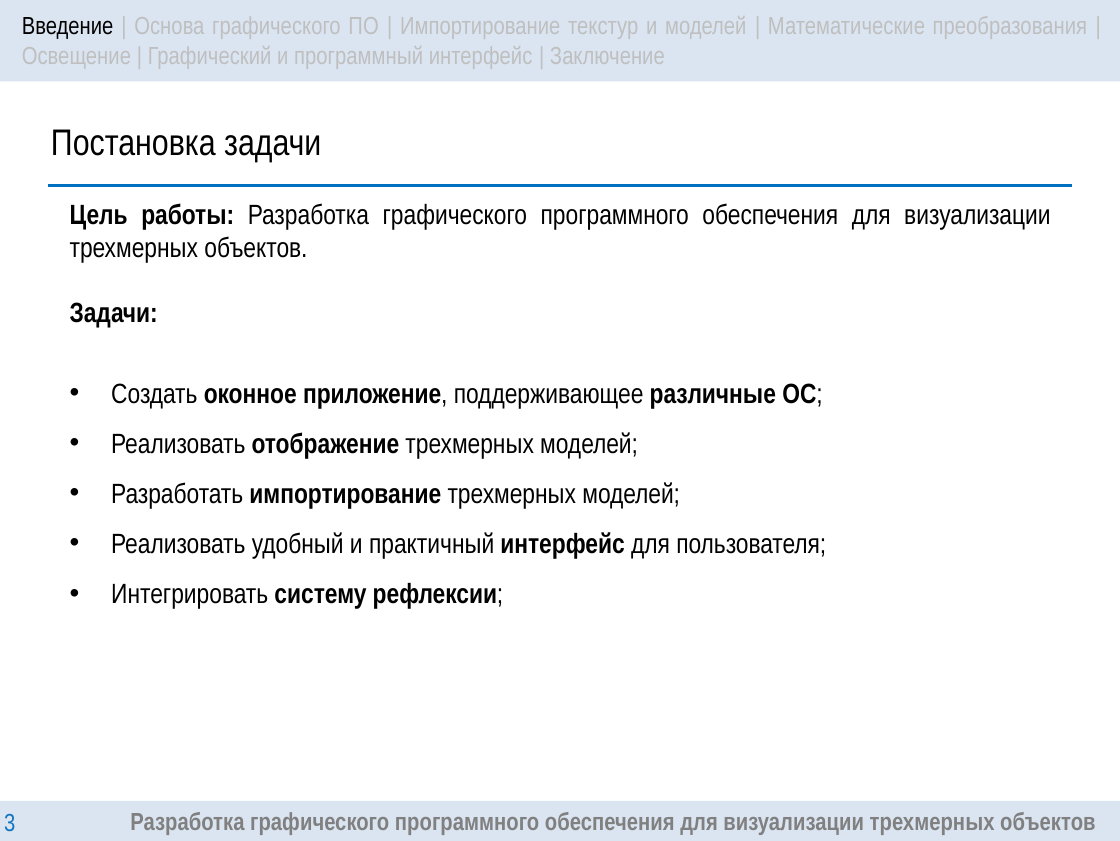
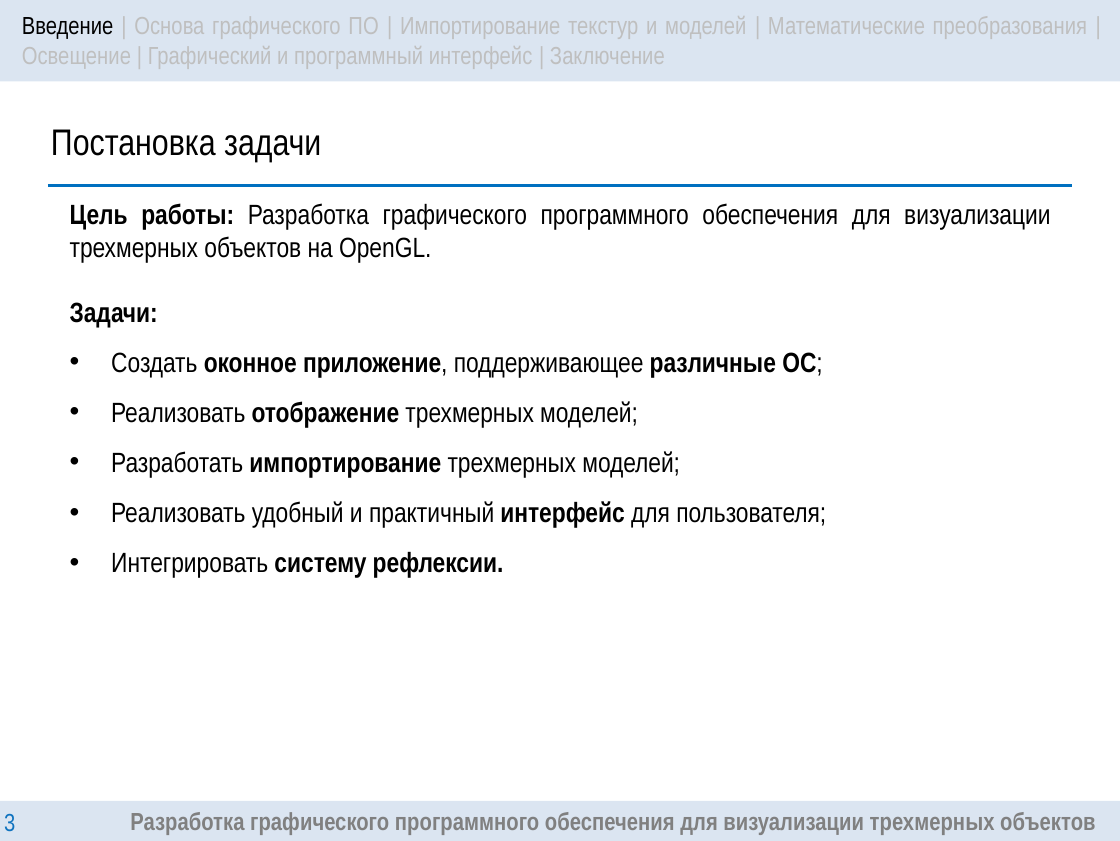
Before and after one commit to DanielDaVinci/Diploma, a slide deck: slide 3 of Diploma/presentation/Presentation.pptx. Drawn at 1120x841 pixels with LibreOffice and Linux fonts; fonts in the diff are those of the drawing. Boxes give left, top, right and bottom in pixels: in the first picture for what was removed or moved away, otherwise in the second. Text is boxed around its words. In the diff, an @@ line names an element or a change of style, - is before the commit and + after.

```diff
--- a/Diploma/presentation/Presentation.pptx
+++ b/Diploma/presentation/Presentation.pptx
@@ text at (x1=70, y1=203, x2=1050, y2=262): text changed @@
-Цель работы: Разработка графического программного обеспечения для визуализации трехмерных объектов.
+Цель работы: Разработка графического программного обеспечения для визуализации трехмерных объектов на OpenGL.
@@ text at (x1=111, y1=551, x2=504, y2=577): text changed @@
-• Интегрировать систему рефлексии;
+• Интегрировать систему рефлексии.
```
Also in this commit, not shown: 10 other slides changed, 1 slide added, 1 slide removed.
